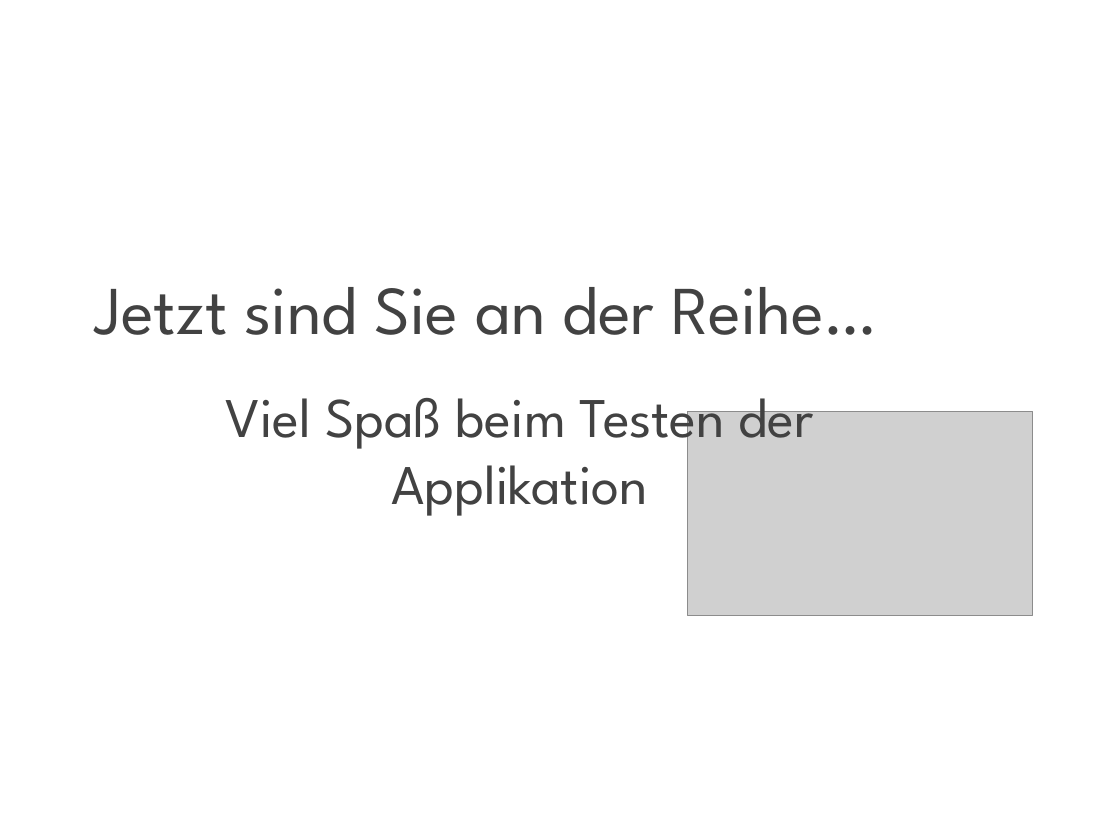
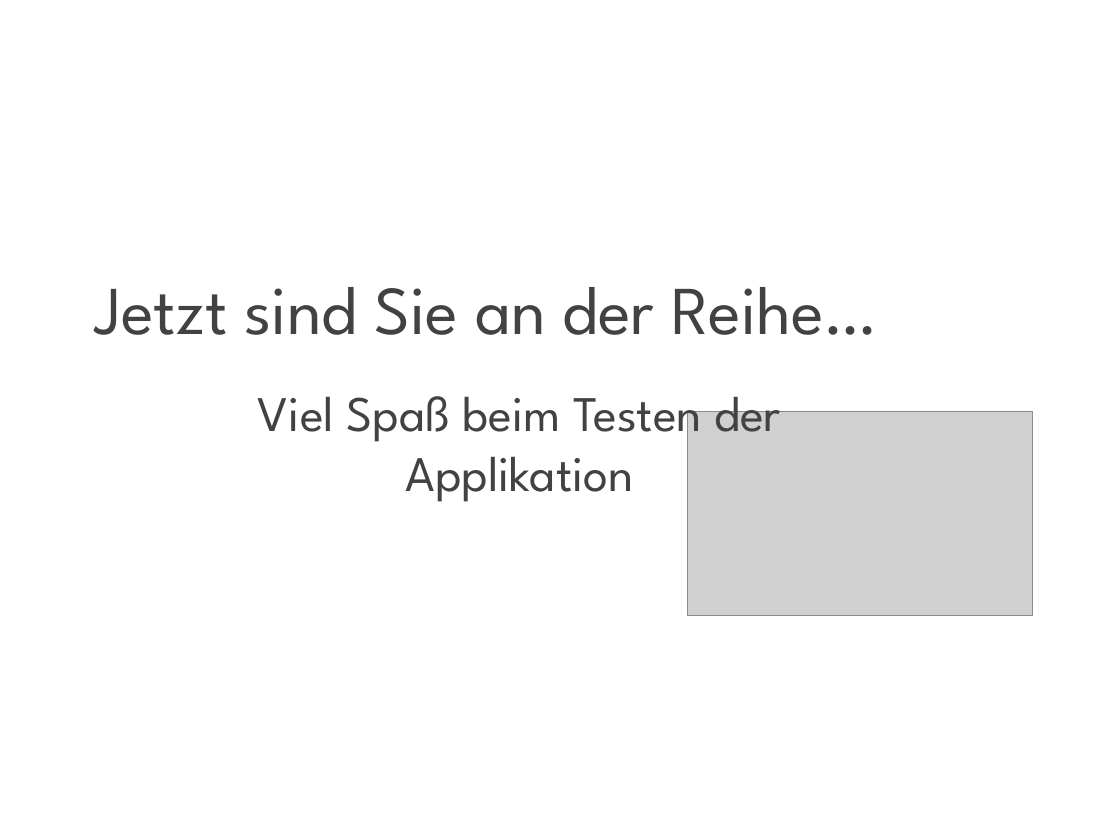
Before and after one commit to pundt/ITIN20AKT, a slide deck: slide 9 of Dokumentation/EndPräsentation.pptx. Drawn at 1120x840 pixels with LibreOffice and Linux fonts; fonts in the diff are those of the drawing; grey boxes stand for pictures; background and template pictures are left out. Boxes give left, top, right and bottom in pixels: in the first picture for what was removed or moved away, otherwise in the second. Text is boxed around its words. In the diff, an @@ line names an element or a change of style, - is before the commit and + after.

Commit message:
Endpräsentation

```diff
--- a/Dokumentation/EndPräsentation.pptx
+++ b/Dokumentation/EndPräsentation.pptx
@@ subtitle "Viel Spaß beim Testen der ..." at (258,381,781,502): size 36 to 32 pt @@
```
